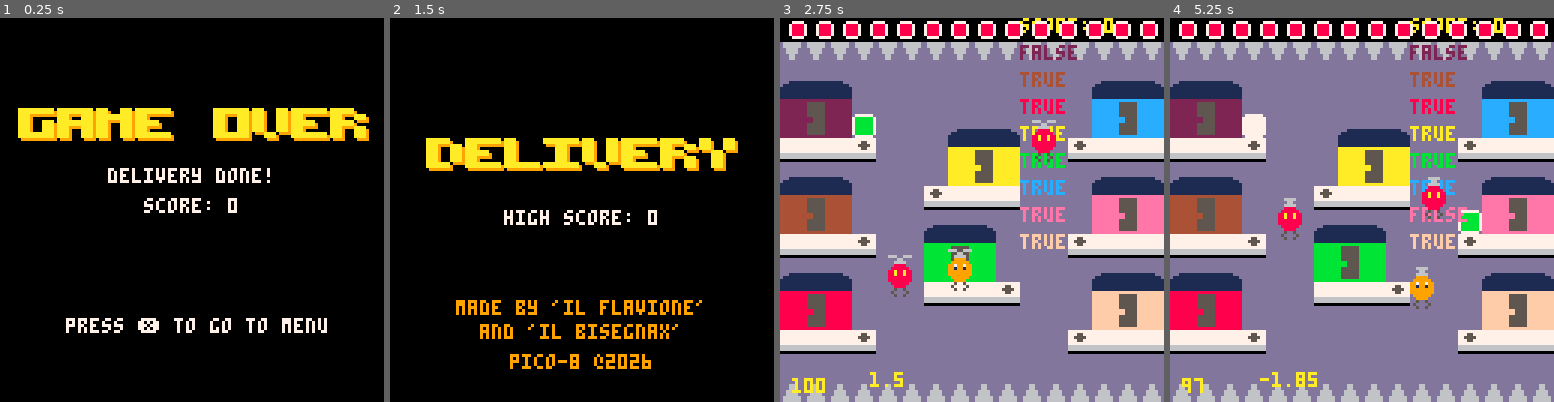
Above: before the commit, frames 1-4 (left to right).
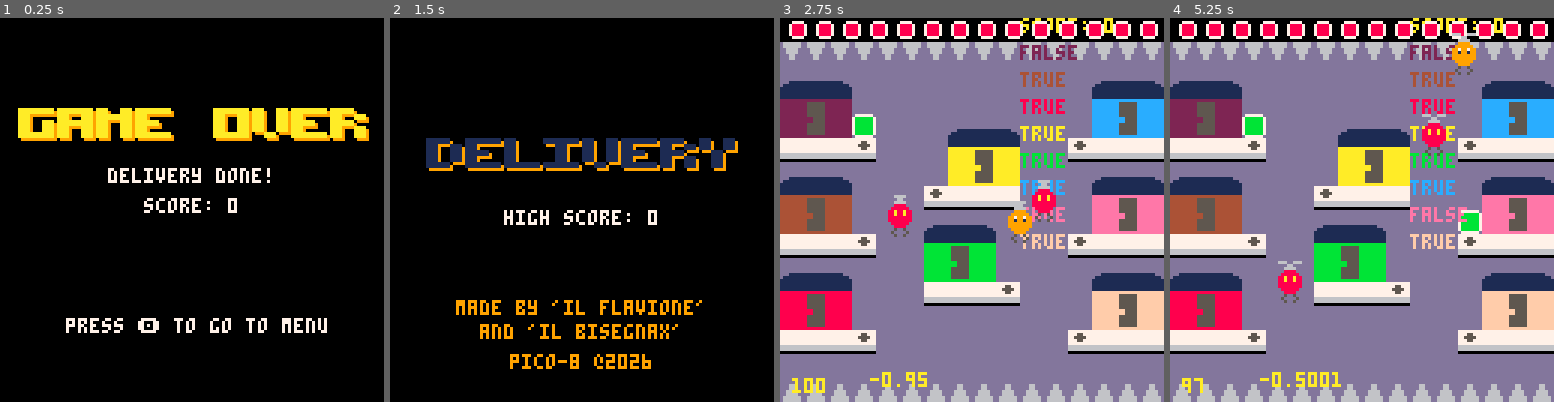
Above: after the commit, the same moments.

Repository: FlavioIero/Delivery
Game: PICO-8 cartridge atari.p8
Same seed, same stepped clock (60 frames per second), same inputs: the game is played once before the commit and once after it.
Inputs:
- Up to frame 1 (0.25 s): no input
- Up to frame 2 (1.5 s): tap X (X key) at 0.33, 1.07 s; tap O (Z key) at 0.7 s
- Up to frame 3 (2.75 s): hold Right 1.6-2.1 s; tap O (Z key) at 1.7, 2.1, 2.5 s; tap X (X key) at 1.85 s; hold Up 2.15-2.42 s; hold Right from 2.47 s (still down)
- Up to frame 4 (5.25 s): tap O (Z key) every 0.4 s from 2.9 to 4.9 s; tap X (X key) at 2.97, 4.08, 5.2 s; release Right at 3.03 s; hold Left 3.08-3.58 s; hold Down 3.63-3.97 s; hold Right 4.02-4.68 s; hold Up 4.73-5.03 s; hold Left from 5.08 s (still down)

The runs differ from the first frame. In frame 1, less than 0.1% of the frame differs, in the area x 37-40%, y 78-82%; in frame 2, 3.5%, in the area x 9-90%, y 31-40%; in frame 3, 2.8%; in frame 4, 3.0%.

Commit message:
changed buttons

Diff:
--- a/atari.p8
+++ b/atari.p8
@@ -117,7 +117,7 @@
 end
 
 function update_menu()
-	if btnp(❎) then
+	if btnp(🅾️) or btnp(❎) then
 		state = game_states.menu_to_game
 		t_col_dur = t_col_dur_on_start
 		--t_frm = 0
@@ -130,7 +130,7 @@
 end
 
 function update_game_over()
-	if btnp(❎) then
+	if btnp(🅾️) or btnp(❎) then
 		state = game_states.menu
 		sfx(10)
 	end
@@ -190,7 +190,7 @@
 	local s = "high score: "..gm.high_score
 	print_ctr_w(s,64,7)
 	if menu_frm <= show_start then
-		print_ctr_w("press ❎ to start",76,7)
+		print_ctr_w("press 🅾️ to start",76,7)
 	elseif menu_frm >= show_start+not_show_start then
 		menu_frm = 0
 	end
@@ -239,7 +239,7 @@
 		end
 	end
 	if game_over_frm <= show_go_to_menu then
-		print_ctr_w("press ❎ to go to menu",100,7)
+		print_ctr_w("press 🅾️ to go to menu",100,7)
 	elseif game_over_frm >= show_go_to_menu+not_show_go_to_menu then
 		game_over_frm = 0
 	end
@@ -548,7 +548,7 @@
 
 	--if btn(⬇️) then
 		--y += vel end
-	if btnp(❎) then
+	if btnp(🅾️) then
  	vel_y = jump_vel
 	end
 	y += vel_y
@@ -563,7 +563,7 @@
 		self:move(vector2.new(x,y))
  end
 
-	if btnp(🅾️) and not self.hooked then
+	if btnp(❎) and not self.hooked then
 		self:try_hook() end
 end
 
